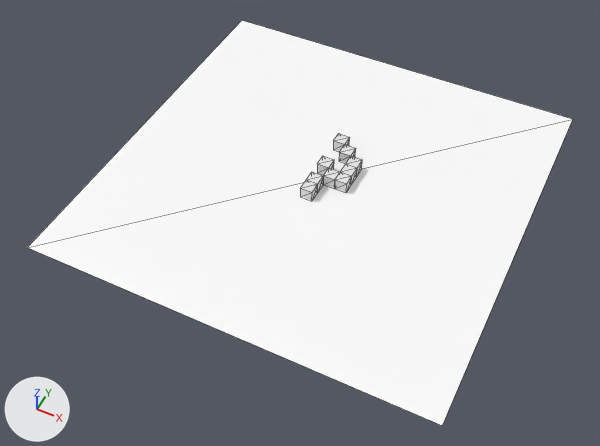
The glTF model assets/game-scene.glb, before and after one commit.
Before and after are seen from a 50 mm camera at (39.0, -85.2, 94.2) aimed at (0.9, -8.9, -1.2). Lighting does not change. The marker at lower left points along +X, +Y and +Z. Mesh edges are drawn as thin lines. Where no turn or scale is listed for an object, it has been applied to the vertices. Vertices at the same position are counted once.

The scene before the commit, as lines of its bpy script (objects in view):
```python
ob_cube = bpy.data.objects.new('Cube', me_cube_002)
ob_cube.location = (2.0, 6.0, 1.0)
ob_cube_001 = bpy.data.objects.new('Cube.001', me_cube_003)
ob_cube_001.location = (0.0, 8.0, 1.0)
ob_cube_003 = bpy.data.objects.new('Cube.003', me_cube_005)
ob_cube_003.location = (4.0, 2.0, 1.0)
ob_cube_004 = bpy.data.objects.new('Cube.004', me_cube_006)
ob_cube_004.location = (0.0, 2.0, 1.0)
ob_cube_005 = bpy.data.objects.new('Cube.005', me_cube_007)
ob_cube_005.location = (0.0, -2.0, 1.0)
ob_cube_006 = bpy.data.objects.new('Cube.006', me_cube_008)
ob_cube_006.location = (2.0, 0.0, 1.0)
ob_cube_007 = bpy.data.objects.new('Cube.007', me_cube_009)
ob_cube_007.location = (4.0, 0.0, 1.0)
ob_cube_008 = bpy.data.objects.new('Cube.008', me_cube_010)
ob_cube_008.location = (4.0, 4.0, 1.0)
ob_plane = bpy.data.objects.new('Plane', me_plane)
ob_plane.location = (0.0, 0.0, 0.0)
```
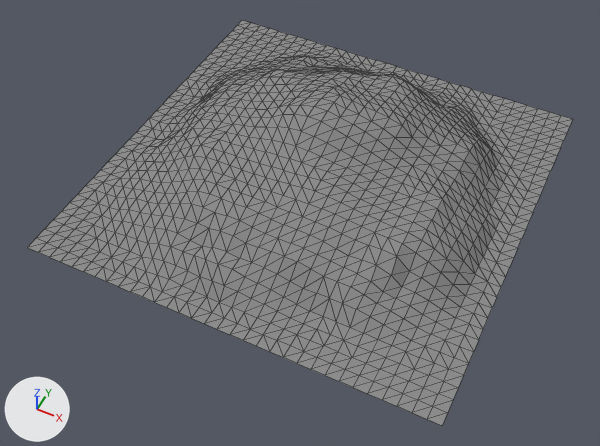
Location of each change, [x1, y1, x2, y2] in pixels of the pictures (600 x 446 px):
'Cube.007', deleted
    before: [335, 172, 352, 192]
'Cube.006', deleted
    before: [323, 168, 340, 189]
'Cube.004', deleted
    before: [317, 156, 334, 175]
'Cube', deleted
    before: [339, 145, 356, 163]
'Cube.001', deleted
    before: [333, 133, 350, 152]
'Cube.005', deleted
    before: [306, 172, 323, 191]
'Cube.003', deleted
    before: [340, 164, 357, 184]
'Cube.008', deleted
    before: [346, 156, 362, 175]
part 1 of me_plane, added
    after: [27, 20, 573, 425]

Edits to the bpy script that builds the scene:
```text
Add mat_ground:
    mat_ground = bpy.data.materials.new('Ground')
    # nodes: BsdfPrincipled, Mix, OutputMaterial, VertexColor
    # colours: grey #8b8b8b
Change me_plane:
    used by ob_plane; location = (0.0, 0.0, 0.0)
    remove me_plane.from_pydata(...)  # 4 vertices, 2 faces; spans x -32.4..32.4, y -32.4..32.4, z -0.1..0.2
    remove me_plane.materials.append(mat_defaultmaterial)
    add me_plane.from_pydata(...)  # 1089 vertices, 2048 faces; spans x -32.4..32.4, y -32.4..32.4, z -0.1..12.5
    me_plane part 1: 1085 vertices added at x -32.4..32.4, y -32.4..32.4, z -0.1..12.5
    add me_plane.materials.append(mat_ground)
Remove ob_cube:
    ob_cube = bpy.data.objects.new('Cube', me_cube_002)
    ob_cube.location = (2.0, 6.0, 1.0)
Remove ob_cube_001:
    ob_cube_001 = bpy.data.objects.new('Cube.001', me_cube_003)
    ob_cube_001.location = (0.0, 8.0, 1.0)
Remove ob_cube_003:
    ob_cube_003 = bpy.data.objects.new('Cube.003', me_cube_005)
    ob_cube_003.location = (4.0, 2.0, 1.0)
Remove ob_cube_004:
    ob_cube_004 = bpy.data.objects.new('Cube.004', me_cube_006)
    ob_cube_004.location = (0.0, 2.0, 1.0)
Remove ob_cube_005:
    ob_cube_005 = bpy.data.objects.new('Cube.005', me_cube_007)
    ob_cube_005.location = (0.0, -2.0, 1.0)
Remove ob_cube_006:
    ob_cube_006 = bpy.data.objects.new('Cube.006', me_cube_008)
    ob_cube_006.location = (2.0, 0.0, 1.0)
Remove ob_cube_007:
    ob_cube_007 = bpy.data.objects.new('Cube.007', me_cube_009)
    ob_cube_007.location = (4.0, 0.0, 1.0)
Remove ob_cube_008:
    ob_cube_008 = bpy.data.objects.new('Cube.008', me_cube_010)
    ob_cube_008.location = (4.0, 4.0, 1.0)
```
